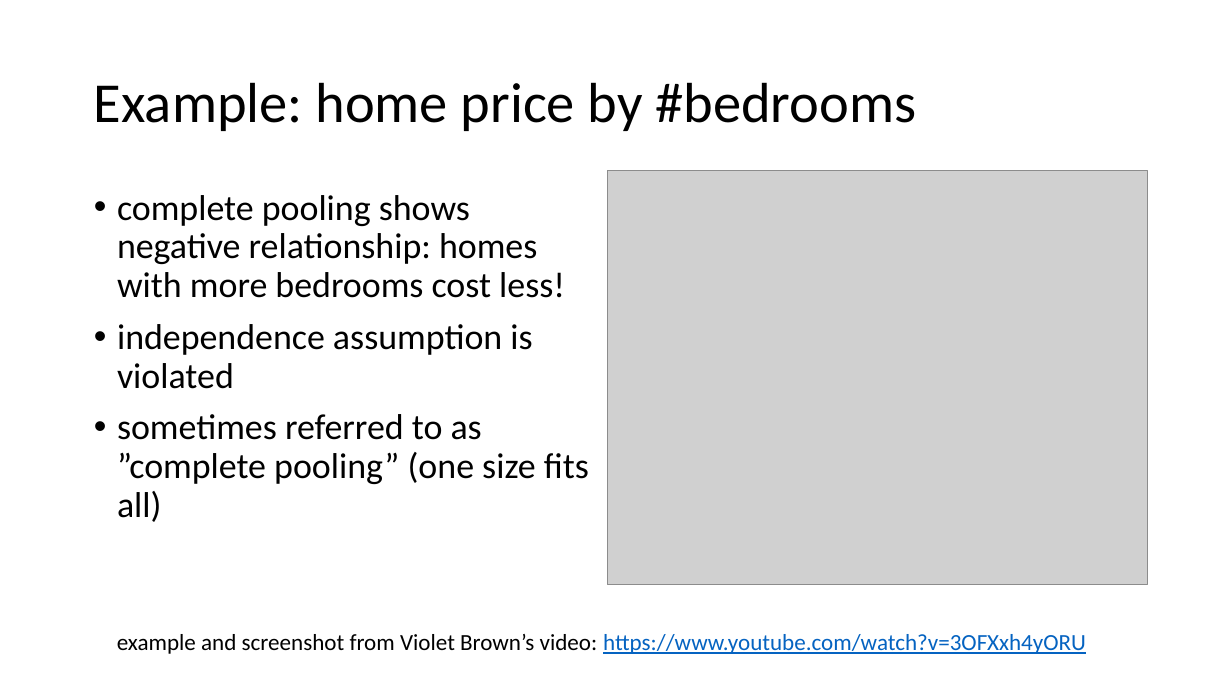
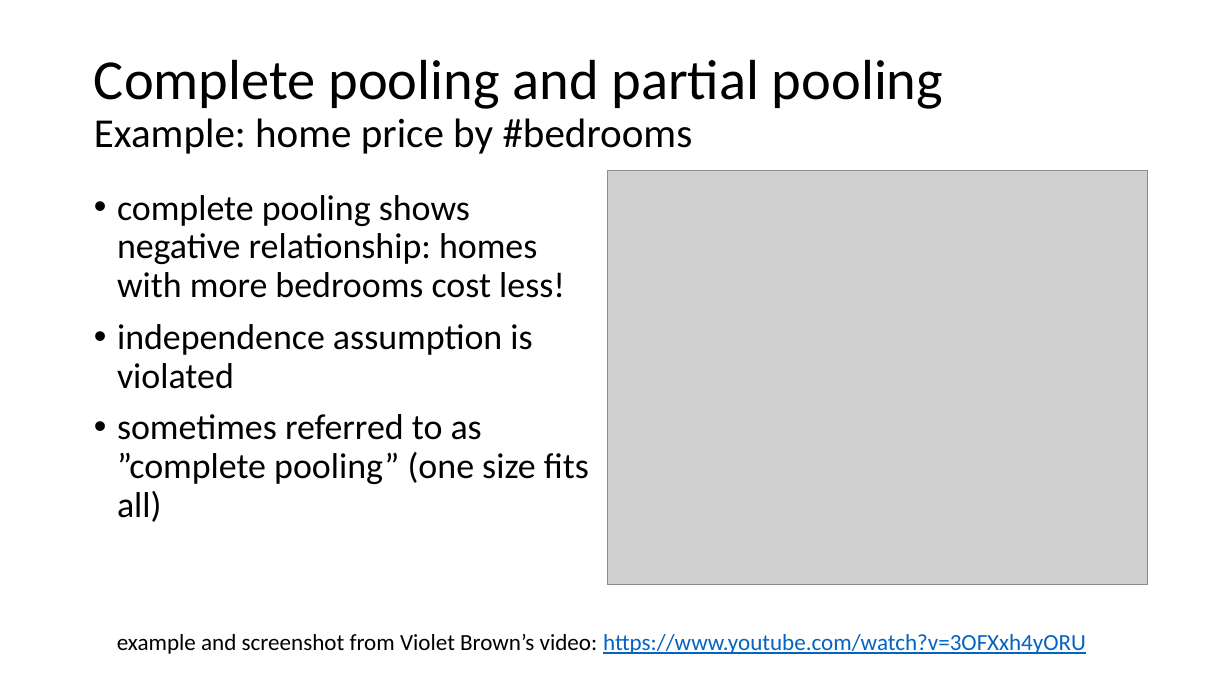
Before and after one commit to scream104/psych596, a slide deck: slide 26 of lecture-slides_upload/lecture/mixed-fx-lab.pptx. Drawn at 1232x693 pixels with LibreOffice and Linux fonts; fonts in the diff are those of the drawing; grey boxes stand for pictures. Boxes give left, top, right and bottom in pixels: in the first picture for what was removed or moved away, otherwise in the second. Text is boxed around its words. In the diff, an @@ line names an element or a change of style, - is before the commit and + after.

```diff
--- a/lecture-slides_upload/lecture/mixed-fx-lab.pptx
+++ b/lecture-slides_upload/lecture/mixed-fx-lab.pptx
@@ title at (x1=94, y1=59, x2=943, y2=154): text changed @@
-Example: home price by #bedrooms
+Complete pooling and partial pooling
+Example: home price by #bedrooms
```
Also in this commit, not shown: 6 other slides changed.
